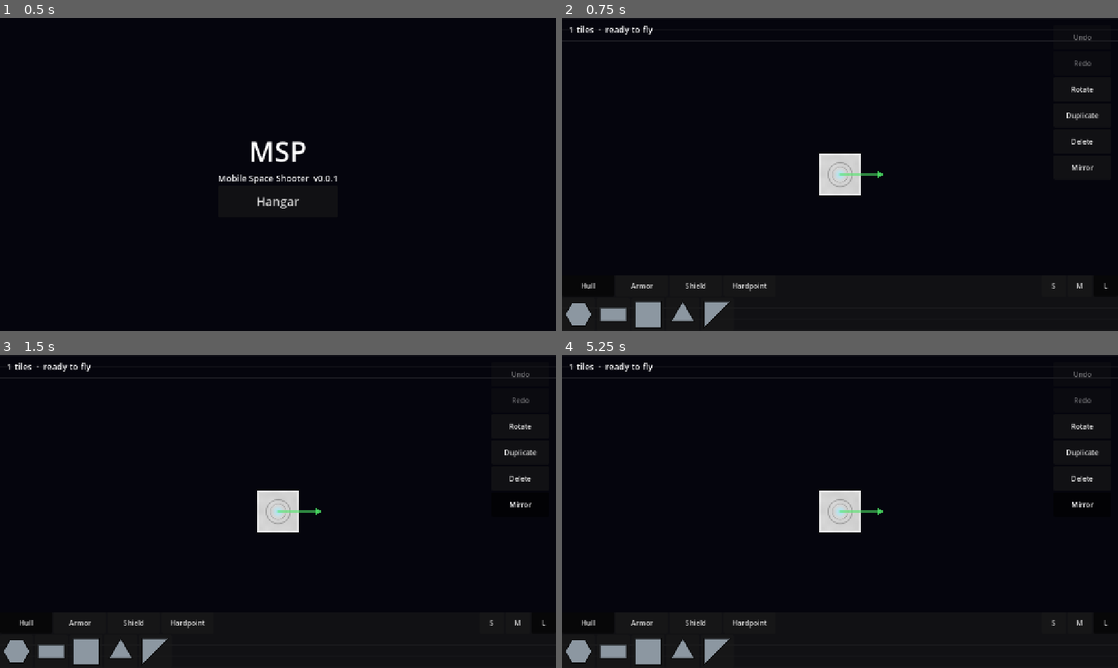
Above: before the commit, frames 1-4 (two rows, left to right).
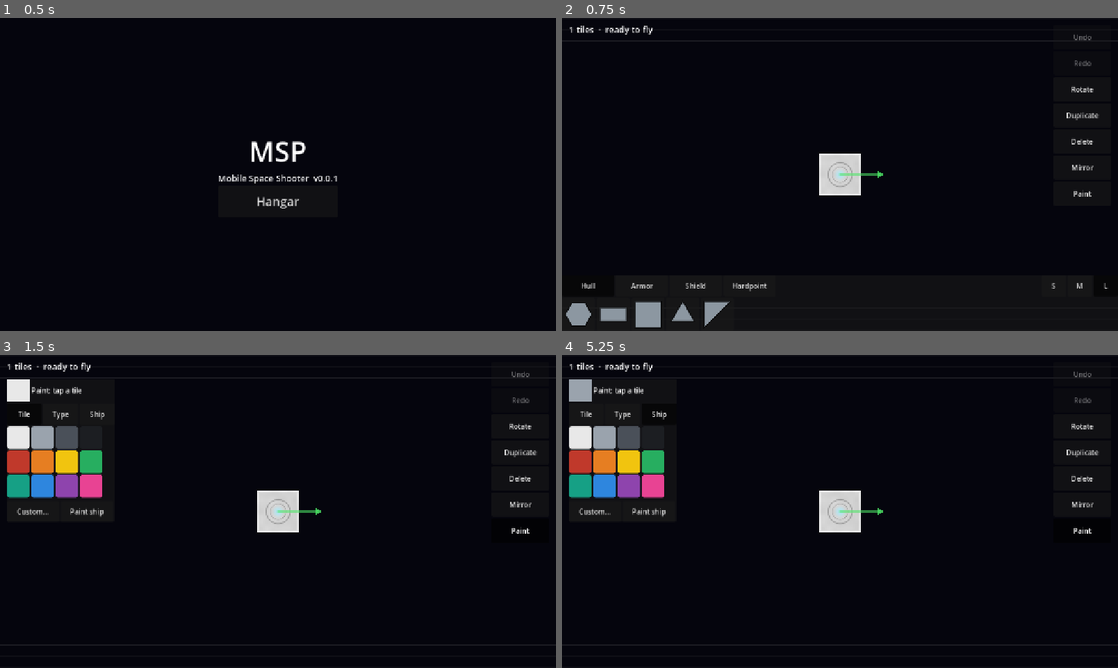
Above: after the commit, the same moments.

Repository: HermanRas/MobileSpaceShooter
Game: Godot game, scene res://scenes/boot/boot.tscn
The game is run twice, just before and just after one commit, with the same random seed, the same clock (stepped at 60 frames per second) and the same inputs.
Inputs (mouse positions are in pixels of both pictures, inside the frame that each line leads up to):
- Up to frame 1 (0.5 s): no input
- Up to frame 2 (0.75 s): click "Hangar" at 0.5 s
- Up to frame 3 (1.5 s): click "Mirror" (after the commit: "Paint") at 1.25 s
- Up to frame 4 (5.25 s): click (584, 414) at 2 s, where only the run after the commit has a clickable "Tile"; click (623, 414) at 2.75 s, where only the run after the commit has a clickable "Type"; click (662, 414) at 3.5 s, where only the run after the commit has a clickable "Ship"; click (578, 436) at 4.27 s; click (606, 436) at 5.02 s

Frame 1 is identical in both runs. In frame 2, less than 0.1% of the frame differs, in the area x 92-96%, y 54-58%; in frame 3, 5.8%, in the area x 0-99%, y 7-99%; in frame 4, 5.8%.

Commit message:
Phase 2.4: paint panel
PaintPanel offers 12 swatches, recent colours kept in Settings, a full
HSV picker, and a Tile / Type / Ship scope; while it is open a tap on
the ship paints instead of selecting. drive_hangar now checks painting,
and tools/drive.sh has a watchdog so a driver that fails to parse fails
instead of hanging.

Co-Authored-By: Claude Opus 5.5 <noreply@anthropic.com>

Diff:
--- a/game/dev_preview/drive_hangar.gd
+++ b/game/dev_preview/drive_hangar.gd
@@ -20,6 +20,7 @@
 	await _step_drag_from_palette()
 	await _step_tap_select_delete_undo()
 	await _step_move_selected()
+	await _step_paint()
 	await _step_pinch_zooms()
 	await _step_one_finger_pans()
 
@@ -72,6 +73,29 @@
 	var moved: Blueprint.Tile = _hangar.editor.blueprint.tile_by_id(tile_id)
 	_check(moved != null and moved.pos.distance_to(Vector2(1, 1)) > 0.1, "dragging a selected tile moves it")
 	_check(_hangar.placement.validate(_hangar.editor.blueprint).is_empty(), "the moved tile is valid")
+
+
+func _step_paint() -> void:
+	var paint: PaintPanel = _hangar._paint
+	paint.visible = true
+	paint.choose(Color("#c0392b"))
+	paint.scope = PaintPanel.Scope.TILE
+	await _tap(0, _screen_of_u(Vector2(0, -1)))
+	var top: Blueprint.Tile = _hangar.editor.blueprint.tiles.filter(
+			func(t: Blueprint.Tile) -> bool: return t.pos == Vector2(0, -1))[0]
+	_check(top.paint.is_equal_approx(Color("#c0392b")), "with the paint panel open, a tap paints that tile")
+	paint.scope = PaintPanel.Scope.TYPE
+	paint.choose(Color("#2e86de"))
+	await _tap(0, _screen_of_u(Vector2(-1, -1)))
+	var hardpoints: Array = _hangar.editor.blueprint.tiles.filter(
+			func(t: Blueprint.Tile) -> bool: return t.type == &"hardpoint")
+	_check(hardpoints.all(func(t: Blueprint.Tile) -> bool: return t.paint.is_equal_approx(Color("#2e86de"))),
+			"Type scope paints every hardpoint")
+	_check(Settings.get_value(&"recent_colors")[0] == "2e86de", "the colour lands in recent colours")
+	await _frames(2)
+	var image := get_viewport().get_texture().get_image()
+	image.save_png(ProjectSettings.globalize_path("res://dev_preview/out/drive_hangar_paint.png"))
+	paint.visible = false
 
 
 func _step_pinch_zooms() -> void:
--- a/game/src/autoload/settings.gd
+++ b/game/src/autoload/settings.gd
@@ -18,6 +18,7 @@
 	"sfx_volume": 1.0,
 	"vibration": true,
 	"screen_shake": true,
+	"recent_colors": [],
 }
 
 ## action -> keyboard keycodes. Gamepad bindings are added alongside in _register_inputs().
--- a/game/src/ui/hangar/hangar.gd
+++ b/game/src/ui/hangar/hangar.gd
@@ -22,6 +22,7 @@
 var _camera: HangarCamera
 var _view: ShipView
 var _palette: HangarPalette
+var _paint: PaintPanel
 var _mirror_button: Button
 var _undo_button: Button
 var _redo_button: Button
@@ -113,7 +114,7 @@
 		else:
 			_touches.erase(touch.index)
 			if _gesture == &"tap" and _touches.is_empty():
-				_select(_tile_at(touch.position))
+				_on_tap(touch.position)
 			if _touches.is_empty():
 				_gesture = &""
 	elif event is InputEventScreenDrag:
@@ -277,6 +278,22 @@
 
 # ── toolbar actions ───────────────────────────────────────────────────────────
 
+## A tap selects the tile under the finger, or paints it while the paint panel is open.
+func _on_tap(screen: Vector2) -> void:
+	var tile_id := _tile_at(screen)
+	if not _paint.visible:
+		_select(tile_id)
+		return
+	var tile := editor.blueprint.tile_by_id(tile_id)
+	if tile == null:
+		return
+	match _paint.scope:
+		PaintPanel.Scope.TILE: editor.paint_tiles(PackedInt32Array([tile_id]), _paint.color)
+		PaintPanel.Scope.TYPE: editor.paint_type(tile.type, _paint.color)
+		PaintPanel.Scope.SHIP: editor.paint_all(_paint.color)
+	_paint.remember(_paint.color)
+
+
 func _select(tile_id: int) -> void:
 	_selected = tile_id
 	var ids := PackedInt32Array()
@@ -404,6 +421,18 @@
 	_mirror_button.toggled.connect(func(on: bool) -> void:
 		editor.mirror = on
 		_select(_selected))
+	var paint_button := _tool_button(tools, "Paint", func() -> void: pass)
+	paint_button.toggle_mode = true
+
+	_paint = PaintPanel.new()
+	_paint.position = Vector2(16, 56)
+	_paint.visible = false
+	_paint.ship_paint_requested.connect(func(color: Color) -> void: editor.paint_all(color))
+	root.add_child(_paint)
+	paint_button.toggled.connect(func(on: bool) -> void:
+		_paint.visible = on
+		_palette.visible = not on
+		_select(-1))
 
 	_status = Label.new()
 	_status.position = Vector2(16, 12)
@@ -427,7 +456,11 @@
 ##   --select=<tile id>     select a tile
 ##   --ghost=<shape>,<size>,<x>,<y>   show a carried ghost at that screen point
 ##   --mirror=1
+##   --paint=1             open the paint panel
 func preview_setup(args: Dictionary) -> void:
+	if args.get("paint", "0") == "1":
+		_paint.visible = true
+		_palette.visible = false
 	if args.has("ship"):
 		var errors: PackedStringArray = []
 		var bp := Blueprint.from_dict(Data.json_dir("blueprints").get(args["ship"], {}), errors)
--- /dev/null
+++ b/game/src/ui/hangar/paint_panel.gd
@@ -0,0 +1,129 @@
+class_name PaintPanel
+extends PanelContainer
+## The paint panel (Phase 2.4): 12 swatches, recent colours, a full HSV picker, and what a tap
+## paints (one tile, every tile of its type, or the whole ship).
+##
+## The panel only chooses; the hangar applies the colour when a tile is tapped. Recent colours
+## are device-wide and kept in Settings.
+
+signal ship_paint_requested(color: Color)
+
+enum Scope { TILE, TYPE, SHIP }
+
+const SWATCHES: Array[Color] = [
+	Color("#e8e8e8"), Color("#9aa3ad"), Color("#4a5059"), Color("#1c1e22"),
+	Color("#c0392b"), Color("#e67e22"), Color("#f1c40f"), Color("#27ae60"),
+	Color("#16a085"), Color("#2e86de"), Color("#8e44ad"), Color("#e84393"),
+]
+const RECENT_MAX := 6
+const SWATCH_SIZE := Vector2(52, 52)
+
+var color: Color = SWATCHES[0]
+var scope: Scope = Scope.TILE
+
+var _current := ColorRect.new()
+var _recent_row := HBoxContainer.new()
+var _picker_popup := PopupPanel.new()
+var _picker := ColorPicker.new()
+
+
+func _ready() -> void:
+	var column := VBoxContainer.new()
+	add_child(column)
+
+	var header := HBoxContainer.new()
+	column.add_child(header)
+	_current.custom_minimum_size = Vector2(52, 52)
+	_current.color = color
+	header.add_child(_current)
+	var title := Label.new()
+	title.text = "Paint: tap a tile"
+	header.add_child(title)
+
+	var scopes := HBoxContainer.new()
+	column.add_child(scopes)
+	var group := ButtonGroup.new()
+	for entry: Array in [["Tile", Scope.TILE], ["Type", Scope.TYPE], ["Ship", Scope.SHIP]]:
+		var button := Button.new()
+		button.text = entry[0]
+		button.toggle_mode = true
+		button.button_group = group
+		button.button_pressed = entry[1] == scope
+		button.custom_minimum_size = Vector2(80, 48)
+		button.toggled.connect(func(on: bool) -> void:
+			if on:
+				scope = entry[1])
+		scopes.add_child(button)
+
+	var grid := GridContainer.new()
+	grid.columns = 4
+	column.add_child(grid)
+	for swatch_color in SWATCHES:
+		grid.add_child(_swatch(swatch_color))
+
+	column.add_child(_recent_row)
+	_refresh_recent()
+
+	var actions := HBoxContainer.new()
+	column.add_child(actions)
+	var custom := Button.new()
+	custom.text = "Custom…"
+	custom.custom_minimum_size = Vector2(120, 48)
+	custom.pressed.connect(func() -> void:
+		_picker.color = color
+		_picker_popup.popup_centered())
+	actions.add_child(custom)
+	var whole := Button.new()
+	whole.text = "Paint ship"
+	whole.custom_minimum_size = Vector2(120, 48)
+	whole.pressed.connect(func() -> void:
+		_remember(color)
+		ship_paint_requested.emit(color))
+	actions.add_child(whole)
+
+	_picker.edit_alpha = false
+	_picker.picker_shape = ColorPicker.SHAPE_HSV_RECTANGLE
+	_picker.color_changed.connect(choose)
+	_picker_popup.add_child(_picker)
+	add_child(_picker_popup)
+
+
+## Sets the active colour (from a swatch, a recent colour or the picker).
+func choose(new_color: Color) -> void:
+	color = Color(new_color, 1.0)
+	_current.color = color
+
+
+## Records `used` at the front of the recent colours. The hangar calls this when paint lands.
+func remember(used: Color) -> void:
+	_remember(used)
+
+
+func _remember(used: Color) -> void:
+	var html := used.to_html(false)
+	var recent: Array = Settings.get_value(&"recent_colors").duplicate()
+	recent.erase(html)
+	recent.push_front(html)
+	Settings.set_value(&"recent_colors", recent.slice(0, RECENT_MAX))
+	_refresh_recent()
+
+
+func _refresh_recent() -> void:
+	for child in _recent_row.get_children():
+		child.queue_free()
+	for html: String in Settings.get_value(&"recent_colors"):
+		if Color.html_is_valid(html):
+			_recent_row.add_child(_swatch(Color.html(html)))
+
+
+func _swatch(swatch_color: Color) -> Control:
+	var button := Button.new()
+	button.custom_minimum_size = SWATCH_SIZE
+	var style := StyleBoxFlat.new()
+	style.bg_color = swatch_color
+	style.set_corner_radius_all(6)
+	for state: StringName in [&"normal", &"hover", &"pressed", &"focus"]:
+		button.add_theme_stylebox_override(state, style)
+	button.tooltip_text = swatch_color.to_html(false)
+	button.pressed.connect(choose.bind(swatch_color))
+	return button
Not shown, added: game/src/ui/hangar/paint_panel.gd.uid
Not shown, changed: CLAUDE.md
Not shown, changed: Docs/PLAN.md
Not shown, changed: tools/drive.sh
